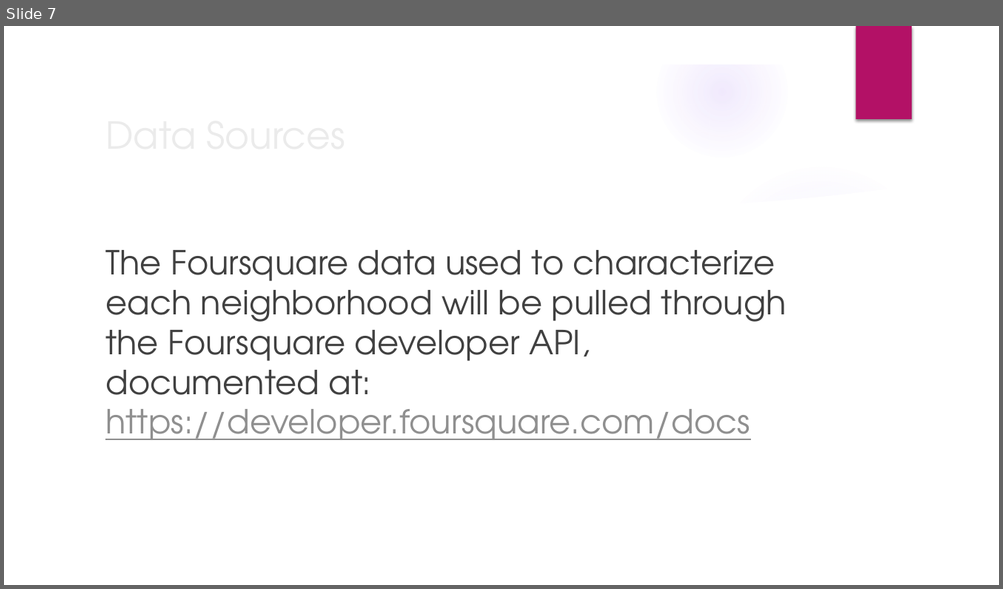
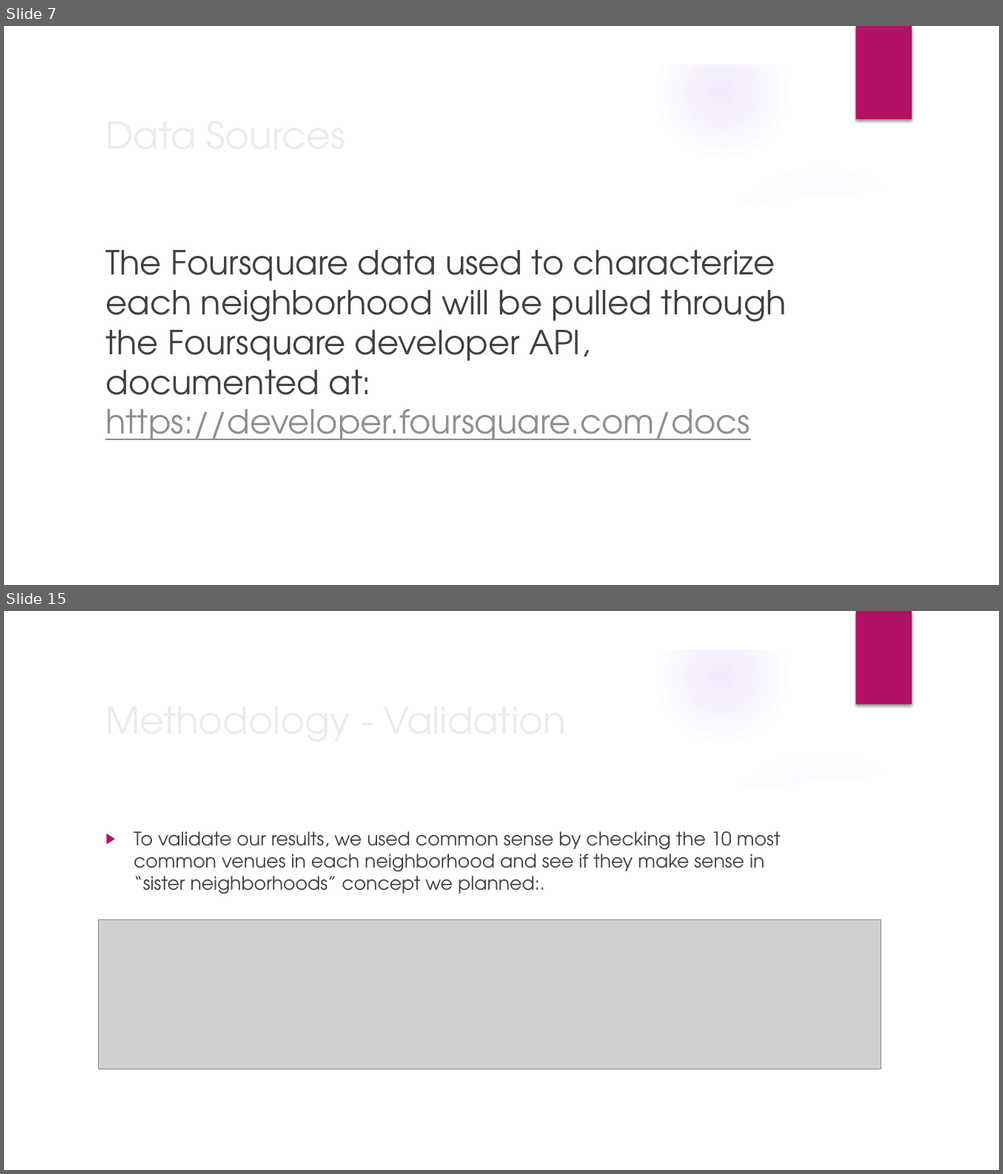
Before and after one commit to IlyaTurian/Coursera_Capstone, a slide deck: Capstone – Recommending Relocation Neighborhood.pptx. Shown one above the other, each under a label of ours: slide 7 before the commit, slides 7 and 15 after it; the slides between them are not shown. The pictures are 1003x589 and 1003x1174 pixels, drawn with LibreOffice and Linux fonts; fonts in the diff are those of the drawing; grey boxes stand for pictures; background and template pictures are left out. Boxes give left, top, right and bottom in pixels: in the first picture for what was removed or moved away, otherwise in the second. Text is boxed around its words. In the diff, an @@ line names an element or a change of style, - is before the commit and + after.

```diff
--- a/Capstone – Recommending Relocation Neighborhood.pptx
+++ b/Capstone – Recommending Relocation Neighborhood.pptx
@@ slide 15 added at bbox=[4, 611, 999, 1170], background picture (left out); not listed: 9 template elements that a slide beside it also shows @@
@@ title added at bbox=[98, 690, 813, 748], 36 pt, text #EBEBEB @@
+Methodology - Validation
@@ text added at bbox=[134, 832, 780, 894], 18 pt, text #404040 @@
+▶ To validate our results, we used common sense by checking the 10 most common venues in each neighborhood and see if they make sense in “sister neighborhoods” concept we planned:.
@@ picture added at bbox=[98, 920, 881, 1069] @@
```
Also in this commit, not shown: 15 other slides added, 3 other files.
